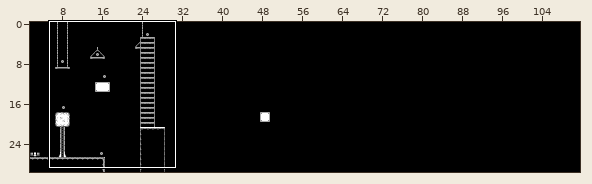
Tiled map, stored at assets/tiled/baselevel.tmx. Above, an overview of the earlier version with the close-up marked.
Close-up. Earlier state:
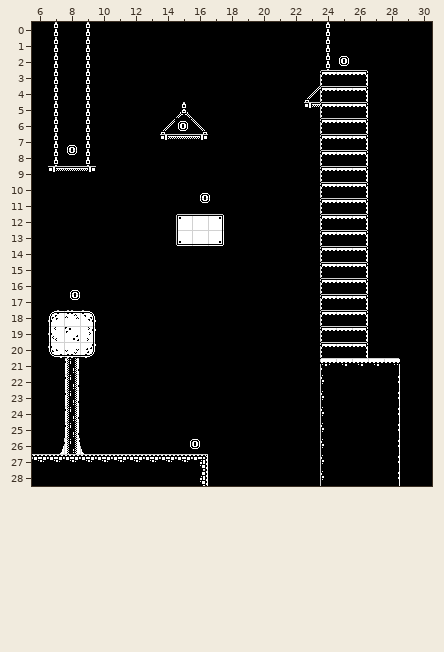
Cells are 16x16 px. Shown: x 6..30, y 0..28.
Now the later version:
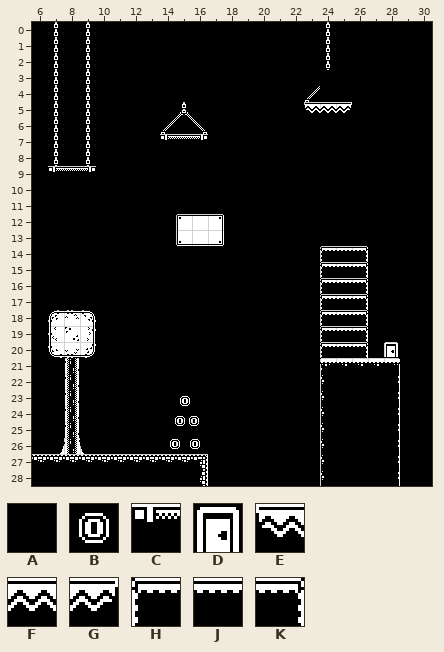
Key: from "MonochromeTileset": A 0, B 2, C 44, D 56, E 104, F 105, G 106, H 110, J 111, K 112.
_ is an empty cell.
Objects are placed by their top-left corner, in cells (3,4 is the top-left corner of cell 3,4); size is 1x1 cell unless given.
The exact change:
Layer "BaseLayer":
Tile A replaces tile H in rows 3 to 4 at x 24; in rows 6 to 13 at x 24.
Tile A replaces tile J in rows 3 to 4 at x 25; in rows 6 to 13 at x 25.
Tile A replaces tile K in rows 3 to 13 at x 26.
Tile E replaces tile C in row 5 at x 23.
Tile F replaces tile H in row 5 at x 24.
Tile G replaces tile J in row 5 at x 25.
Layer "Coins":
Object B at 15.7,25.9 becomes B "coin" at 15.7,25.9.
A new object: D "door" at 27.9,19.9.
A new object: B "coin" at 15,23.2.
A new object: B "coin" at 14.8,24.4.
A new object: B "coin" at 15.6,24.4.
A new object: B "coin" at 14.4,25.9.
Object B at 25,2 is removed.
Object B at 14.9,6 is removed.
Object B at 8,7.5 is removed.
Object B at 16.3,10.5 is removed.
Object B at 8.2,16.5 is removed.
